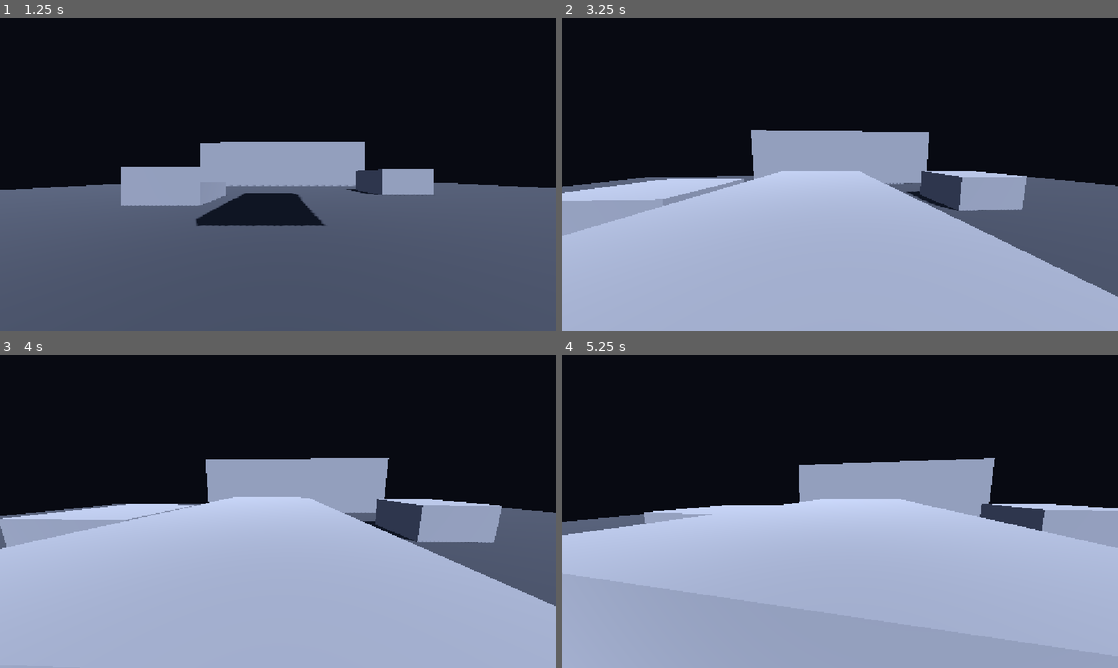
Above: before the commit, frames 1-4 (two rows, left to right).
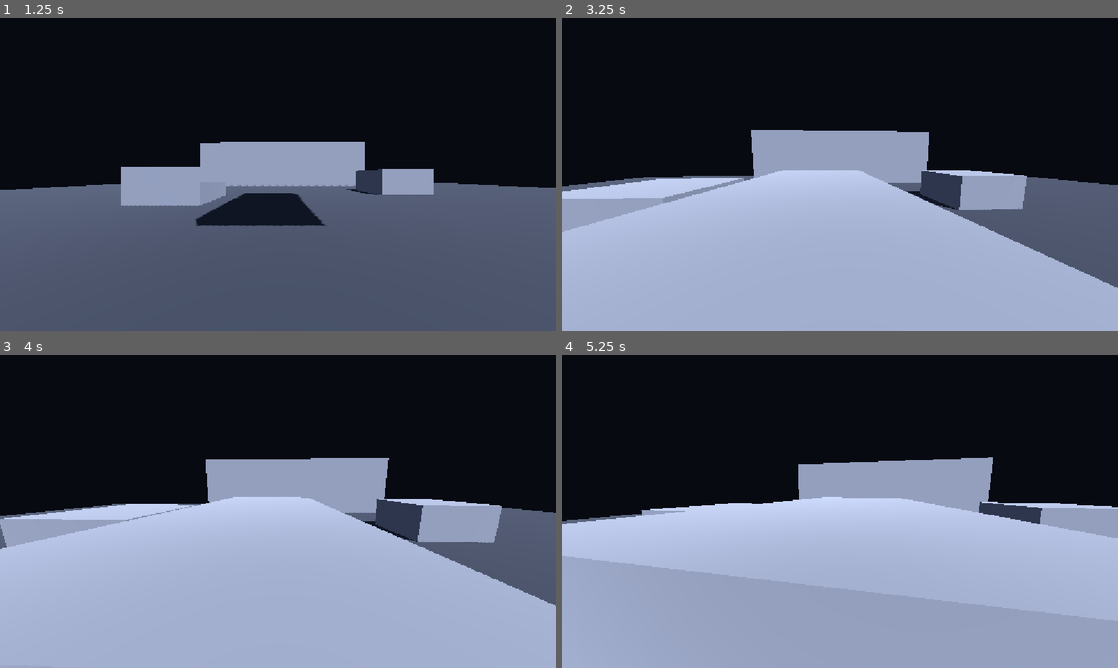
Above: after the commit, the same moments.

Repository: kyaminq-ui/Strata_FPS
Game: Godot game, scene res://game/main.tscn
The game is run twice, just before and just after one commit, with the same random seed, the same clock (stepped at 60 frames per second) and the same inputs.
Inputs (mouse positions are in pixels of both pictures, inside the frame that each line leads up to):
- Up to frame 1 (1.25 s): click "Solo" at 0.5 s
- Up to frame 2 (3.25 s): tap Enter at 1.25 s; move the mouse to (867, 174) at 1.27 s; hold W (move_forward) from 1.28 s (still down); tap Shift (dash) at 1.35, 3.05 s; click (867, 174) at 1.42 s; tap Space (jump) at 1.52, 1.82, 2.27, 2.3, 2.57, 2.85 s; tap Ctrl (slide) at 1.55, 2.1 s; move the mouse to (812, 174) at 2.02 s; move the mouse to (851, 168) at 2.77 s
- Up to frame 3 (4 s): keep holding W (move_forward); move the mouse to (272, 517) at 3.52 s; tap Shift (dash) at 3.6 s; click (272, 517) at 3.67 s; tap Space (jump) at 3.77 s; tap Ctrl (slide) at 3.8 s
- Up to frame 4 (5.25 s): keep holding W (move_forward); tap Space (jump) at 4.07, 4.52, 4.55, 4.82 s; move the mouse to (878, 514) at 4.27 s; tap Ctrl (slide) at 4.35 s; move the mouse to (795, 508) at 5.02 s; tap Shift (dash) at 5.1 s

Frame 1 is identical in both runs. In frame 2, 1.6% of the frame differs, in the area x 0-100%, y 35-90%; in frame 3, less than 0.1%; in frame 4, 2.4%, in the area x 0-100%, y 32-70%.

Commit message:
Refactor player into state machine; layer F: wall-run and wall-jump
Co-Authored-By: Claude Sonnet 5 <noreply@anthropic.com>

Diff:
--- a/game/player/movement_config.gd
+++ b/game/player/movement_config.gd
@@ -30,6 +30,21 @@
 @export var slide_head_height: float = 0.75
 @export var crouch_transition: float = 0.1
 
+@export_group("Couche F - Wall-run")
+@export var wallrun_min_speed: float = 6.0
+@export var wallrun_speed: float = 10.0
+@export var wallrun_duration: float = 1.5
+@export var wallrun_gravity: float = 2.0
+@export var wallrun_max_rise: float = 3.0
+@export var wallrun_stick_speed: float = 2.0
+@export var wallrun_max_approach_dot: float = 0.8
+@export var wallrun_reattach_cooldown: float = 0.35
+@export var wallrun_camera_tilt_degrees: float = 8.0
+@export var wall_check_distance: float = 0.7
+@export var wall_check_height: float = 1.0
+@export var wall_jump_push: float = 6.0
+@export var wall_jump_height: float = 1.6
+
 @export_group("Regard")
 @export var mouse_sensitivity: float = 0.0022
 @export var max_pitch_degrees: float = 89.0
--- a/game/player/player.gd
+++ b/game/player/player.gd
@@ -1,12 +1,14 @@
 class_name Player
 extends CharacterBody3D
 ## Joueur FPS. Trois couches :
-##  - état local (input, velocity) : simulé uniquement par l'autorité (le peer propriétaire) ;
+##  - état local (input, velocity, machine à états de mouvement) : simulé uniquement par l'autorité ;
 ##  - état répliqué (net_*) : écrit par l'autorité, lu par les autres via MultiplayerSynchronizer ;
-##  - présentation (interpolation, meshes, label) : tous les peers.
+##  - présentation (interpolation, meshes, label, roulis caméra) : tous les peers.
 ## L'autorité = peer id porté par le nom du nœud, posé par PlayerSpawner.
+## Le mouvement vit dans les états enfants de $States (Walk, Dash, Slide, WallRun).
 
 const REMOTE_SMOOTHING := 18.0
+const CAMERA_ROLL_SMOOTHING := 12.0
 const HOST_COLOR := Color(0.1, 0.8, 1.0)
 const GUEST_COLOR := Color(1.0, 0.25, 0.7)
 
@@ -17,22 +19,21 @@
 var net_pitch: float
 var net_sliding: bool
 
-var _coyote_left := 0.0
-var _jump_buffer_left := 0.0
-var _dash_left := 0.0
-var _dash_cooldown_left := 0.0
-var _dash_dir := Vector3.ZERO
-var _sliding := false
-var _slide_left := 0.0
-var _slide_speed := 0.0
-var _slide_dir := Vector3.ZERO
+## Lus par les états de mouvement (autorité seulement).
+var wish_dir := Vector3.ZERO
+var dash_cooldown_left := 0.0
+var wall_cooldown_left := 0.0
+var camera_roll_target := 0.0  # degrés, piloté par les états
 
+var _states: Dictionary[StringName, PlayerState] = {}
+var _state: PlayerState
+
+@onready var crouch: PlayerCrouch = $Crouch
 @onready var _head: Node3D = $Head
 @onready var _camera: Camera3D = $Head/Camera3D
 @onready var _body_mesh: MeshInstance3D = $BodyMesh
 @onready var _visor_mesh: MeshInstance3D = $Head/VisorMesh
 @onready var _label: Label3D = $NameLabel
-@onready var _crouch: PlayerCrouch = $Crouch
 
 
 func _enter_tree() -> void:
@@ -47,6 +48,11 @@
 	_label.text = "P" + name
 	_label.modulate = material.albedo_color
 
+	for state: PlayerState in $States.get_children():
+		state.player = self
+		_states[state.name] = state
+	change_state(&"Walk")
+
 	# La position de spawn arrive via net_* (réplication au spawn) : l'appliquer partout.
 	position = net_position
 	rotation.y = net_yaw
@@ -59,6 +65,30 @@
 		_visor_mesh.hide()
 		_label.hide()
 		Input.mouse_mode = Input.MOUSE_MODE_CAPTURED
+
+
+func change_state(state_name: StringName) -> void:
+	if _state:
+		_state.exit()
+	_state = _states[state_name]
+	_state.enter()
+
+
+func get_state(state_name: StringName) -> PlayerState:
+	return _states[state_name]
+
+
+func wants_dash() -> bool:
+	return dash_cooldown_left <= 0.0 and Input.is_action_just_pressed("dash")
+
+
+func jump_velocity() -> float:
+	return sqrt(2.0 * config.gravity * config.jump_height)
+
+
+func apply_gravity(delta: float) -> void:
+	if not is_on_floor():
+		velocity.y -= config.gravity * delta
 
 
 func _unhandled_input(event: InputEvent) -> void:
@@ -77,124 +107,26 @@
 func _physics_process(delta: float) -> void:
 	if not is_multiplayer_authority():
 		return
+	dash_cooldown_left = maxf(dash_cooldown_left - delta, 0.0)
+	wall_cooldown_left = maxf(wall_cooldown_left - delta, 0.0)
 	var input := Input.get_vector("move_left", "move_right", "move_forward", "move_back")
-	var wish_dir := (global_basis * Vector3(input.x, 0.0, input.y)).normalized()
+	wish_dir = (global_basis * Vector3(input.x, 0.0, input.y)).normalized()
 
-	_dash_cooldown_left = maxf(_dash_cooldown_left - delta, 0.0)
-	if Input.is_action_just_pressed("dash") and _dash_cooldown_left <= 0.0 and (not _sliding or _end_slide()):
-		_start_dash(wish_dir)
-	if Input.is_action_just_pressed("slide") and _can_start_slide():
-		_start_slide()
-
-	if _dash_left > 0.0:
-		_update_dash(delta)
-	elif _sliding:
-		_update_slide(delta, wish_dir)
-	else:
-		_update_walk(delta, wish_dir)
-
+	_state.physics_update(delta)
 	move_and_slide()
 
 	net_position = global_position
 	net_yaw = rotation.y
 	net_pitch = _head.rotation.x
-	net_sliding = _sliding
-
-
-func _update_walk(delta: float, wish_dir: Vector3) -> void:
-	if not is_on_floor():
-		velocity.y -= config.gravity * delta
-	_update_jump(delta)
-
-	var horizontal := Vector2(velocity.x, velocity.z)
-	if wish_dir != Vector3.ZERO:
-		var accel := config.ground_acceleration if is_on_floor() else config.air_acceleration
-		horizontal = horizontal.move_toward(Vector2(wish_dir.x, wish_dir.z) * config.walk_speed, accel * delta)
-	elif is_on_floor():
-		horizontal = horizontal.move_toward(Vector2.ZERO, config.ground_friction * delta)
-	velocity.x = horizontal.x
-	velocity.z = horizontal.y
-
-
-## Impulsion horizontale courte, au sol ou en l'air. Sans direction voulue : vers l'avant.
-func _start_dash(wish_dir: Vector3) -> void:
-	_dash_dir = wish_dir if wish_dir != Vector3.ZERO else -global_basis.z
-	_dash_dir.y = 0.0
-	_dash_dir = _dash_dir.normalized()
-	_dash_left = config.dash_duration
-	_dash_cooldown_left = config.dash_cooldown
-
-
-func _update_dash(delta: float) -> void:
-	_dash_left -= delta
-	velocity = _dash_dir * (config.dash_distance / config.dash_duration)
-	if _dash_left <= 0.0:
-		velocity = _dash_dir * config.walk_speed
-
-
-func _jump_velocity() -> float:
-	return sqrt(2.0 * config.gravity * config.jump_height)
-
-
-func _can_start_slide() -> bool:
-	var speed := Vector2(velocity.x, velocity.z).length()
-	return not _sliding and _dash_left <= 0.0 and is_on_floor() and speed >= config.slide_min_entry_speed
-
-
-## Glissade qui conserve l'élan : direction figée, vitesse >= slide_speed puis friction.
-func _start_slide() -> void:
-	var horizontal := Vector3(velocity.x, 0.0, velocity.z)
-	_slide_dir = horizontal.normalized()
-	_slide_speed = maxf(horizontal.length(), config.slide_speed)
-	_slide_left = config.slide_duration
-	_sliding = true
-	_crouch.crouched = true
-
-
-## Après slide_duration, on se relève si possible ; sinon on rampe sous l'obstacle (contrôle libre).
-func _update_slide(delta: float, wish_dir: Vector3) -> void:
-	_slide_left -= delta
-	if not is_on_floor():
-		velocity.y -= config.gravity * delta
-	if Input.is_action_just_pressed("jump") and _end_slide():
-		velocity.y = _jump_velocity()  # saut hors du slide : l'élan est conservé
-		return
-	if (_slide_left <= 0.0 or not is_on_floor()) and _end_slide():
-		return
-	if _slide_left > 0.0:
-		_slide_speed = maxf(_slide_speed - config.slide_friction * delta, 0.0)
-		velocity.x = _slide_dir.x * _slide_speed
-		velocity.z = _slide_dir.z * _slide_speed
-	else:
-		velocity.x = wish_dir.x * config.crawl_speed
-		velocity.z = wish_dir.z * config.crawl_speed
-
-
-## Termine le slide si la place permet de se relever (sinon on reste accroupi sous l'obstacle).
-func _end_slide() -> bool:
-	if not _crouch.can_stand():
-		return false
-	_sliding = false
-	_crouch.crouched = false
-	return true
-
-
-func _update_jump(delta: float) -> void:
-	_coyote_left = config.coyote_time if is_on_floor() else maxf(_coyote_left - delta, 0.0)
-	if Input.is_action_just_pressed("jump"):
-		_jump_buffer_left = config.jump_buffer_time
-	else:
-		_jump_buffer_left = maxf(_jump_buffer_left - delta, 0.0)
-	if _jump_buffer_left > 0.0 and _coyote_left > 0.0:
-		velocity.y = _jump_velocity()
-		_jump_buffer_left = 0.0
-		_coyote_left = 0.0
+	net_sliding = _state.name == &"Slide"
 
 
 func _process(delta: float) -> void:
 	if is_multiplayer_authority():
+		var roll_smoothing := 1.0 - exp(-CAMERA_ROLL_SMOOTHING * delta)
+		_camera.rotation.z = lerp_angle(_camera.rotation.z, deg_to_rad(camera_roll_target), roll_smoothing)
 		return
-	_crouch.crouched = net_sliding
+	crouch.crouched = net_sliding
 	var t := 1.0 - exp(-REMOTE_SMOOTHING * delta)
 	global_position = global_position.lerp(net_position, t)
 	rotation.y = lerp_angle(rotation.y, net_yaw, t)
--- a/game/player/player.tscn
+++ b/game/player/player.tscn
@@ -1,8 +1,12 @@
-[gd_scene load_steps=9 format=3]
+[gd_scene load_steps=14 format=3]
 
 [ext_resource type="Script" path="res://game/player/player.gd" id="1"]
 [ext_resource type="Resource" path="res://game/player/default_movement.tres" id="2"]
 [ext_resource type="Script" path="res://game/player/player_crouch.gd" id="3"]
+[ext_resource type="Script" path="res://game/player/state_walk.gd" id="4"]
+[ext_resource type="Script" path="res://game/player/state_dash.gd" id="5"]
+[ext_resource type="Script" path="res://game/player/state_slide.gd" id="6"]
+[ext_resource type="Script" path="res://game/player/state_wallrun.gd" id="7"]
 
 [sub_resource type="CapsuleShape3D" id="shape"]
 radius = 0.4
@@ -68,3 +72,17 @@
 shape_node = NodePath("../CollisionShape3D")
 head = NodePath("../Head")
 body_mesh = NodePath("../BodyMesh")
+
+[node name="States" type="Node" parent="."]
+
+[node name="Walk" type="Node" parent="States"]
+script = ExtResource("4")
+
+[node name="Dash" type="Node" parent="States"]
+script = ExtResource("5")
+
+[node name="Slide" type="Node" parent="States"]
+script = ExtResource("6")
+
+[node name="WallRun" type="Node" parent="States"]
+script = ExtResource("7")
--- /dev/null
+++ b/game/player/player_state.gd
@@ -0,0 +1,18 @@
+class_name PlayerState
+extends Node
+## Base d'un état de mouvement (enfant de Player/States). Seul l'autorité les exécute.
+## Les transitions passent par player.change_state(&"Nom").
+
+var player: Player
+
+
+func enter() -> void:
+	pass
+
+
+func exit() -> void:
+	pass
+
+
+func physics_update(_delta: float) -> void:
+	pass
--- /dev/null
+++ b/game/player/state_dash.gd
@@ -0,0 +1,23 @@
+class_name StateDash
+extends PlayerState
+## Impulsion horizontale courte, au sol ou en l'air. Sans direction voulue : vers l'avant.
+
+var _dir := Vector3.ZERO
+var _left := 0.0
+
+
+func enter() -> void:
+	var dir := player.wish_dir if player.wish_dir != Vector3.ZERO else -player.global_basis.z
+	dir.y = 0.0
+	_dir = dir.normalized()
+	_left = player.config.dash_duration
+	player.dash_cooldown_left = player.config.dash_cooldown
+
+
+func physics_update(delta: float) -> void:
+	var config := player.config
+	_left -= delta
+	player.velocity = _dir * (config.dash_distance / config.dash_duration)
+	if _left <= 0.0:
+		player.velocity = _dir * config.walk_speed
+		player.change_state(&"Walk")
--- /dev/null
+++ b/game/player/state_slide.gd
@@ -0,0 +1,46 @@
+class_name StateSlide
+extends PlayerState
+## Glissade qui conserve l'élan : direction figée, vitesse >= slide_speed puis friction.
+## Après slide_duration on se relève si possible ; sinon on rampe sous l'obstacle.
+
+var _dir := Vector3.ZERO
+var _speed := 0.0
+var _left := 0.0
+
+
+func enter() -> void:
+	var horizontal := Vector3(player.velocity.x, 0.0, player.velocity.z)
+	_dir = horizontal.normalized()
+	_speed = maxf(horizontal.length(), player.config.slide_speed)
+	_left = player.config.slide_duration
+	player.crouch.crouched = true
+
+
+func exit() -> void:
+	player.crouch.crouched = false
+
+
+func physics_update(delta: float) -> void:
+	var config := player.config
+	_left -= delta
+	player.apply_gravity(delta)
+
+	var can_stand := player.crouch.can_stand()
+	if can_stand and Input.is_action_just_pressed("jump"):
+		player.velocity.y = player.jump_velocity()  # l'élan est conservé
+		player.change_state(&"Walk")
+		return
+	if can_stand and player.wants_dash():
+		player.change_state(&"Dash")
+		return
+	if can_stand and (_left <= 0.0 or not player.is_on_floor()):
+		player.change_state(&"Walk")
+		return
+
+	if _left > 0.0:
+		_speed = maxf(_speed - config.slide_friction * delta, 0.0)
+		player.velocity.x = _dir.x * _speed
+		player.velocity.z = _dir.z * _speed
+	else:
+		player.velocity.x = player.wish_dir.x * config.crawl_speed
+		player.velocity.z = player.wish_dir.z * config.crawl_speed
--- /dev/null
+++ b/game/player/state_walk.gd
@@ -0,0 +1,56 @@
+class_name StateWalk
+extends PlayerState
+## Marche au sol et mouvement en l'air (avec saut, coyote time, jump buffer).
+
+var _coyote_left := 0.0
+var _jump_buffer_left := 0.0
+var _wallrun: StateWallRun
+
+
+func enter() -> void:
+	_coyote_left = 0.0
+	_jump_buffer_left = 0.0
+	_wallrun = player.get_state(&"WallRun") as StateWallRun
+
+
+func physics_update(delta: float) -> void:
+	var config := player.config
+	if player.wants_dash():
+		player.change_state(&"Dash")
+		return
+	if Input.is_action_just_pressed("slide") and _can_slide():
+		player.change_state(&"Slide")
+		return
+
+	player.apply_gravity(delta)
+	_update_jump(delta)
+
+	var horizontal := Vector2(player.velocity.x, player.velocity.z)
+	if player.wish_dir != Vector3.ZERO:
+		var accel := config.ground_acceleration if player.is_on_floor() else config.air_acceleration
+		horizontal = horizontal.move_toward(Vector2(player.wish_dir.x, player.wish_dir.z) * config.walk_speed, accel * delta)
+	elif player.is_on_floor():
+		horizontal = horizontal.move_toward(Vector2.ZERO, config.ground_friction * delta)
+	player.velocity.x = horizontal.x
+	player.velocity.z = horizontal.y
+
+	if not player.is_on_floor() and _wallrun.can_start():
+		player.change_state(&"WallRun")
+
+
+func _can_slide() -> bool:
+	var speed := Vector2(player.velocity.x, player.velocity.z).length()
+	return player.is_on_floor() and speed >= player.config.slide_min_entry_speed
+
+
+func _update_jump(delta: float) -> void:
+	var config := player.config
+	_coyote_left = config.coyote_time if player.is_on_floor() else maxf(_coyote_left - delta, 0.0)
+	if Input.is_action_just_pressed("jump"):
+		_jump_buffer_left = config.jump_buffer_time
+	else:
+		_jump_buffer_left = maxf(_jump_buffer_left - delta, 0.0)
+	if _jump_buffer_left > 0.0 and _coyote_left > 0.0:
+		player.velocity.y = player.jump_velocity()
+		_jump_buffer_left = 0.0
+		_coyote_left = 0.0
--- /dev/null
+++ b/game/player/state_wallrun.gd
@@ -0,0 +1,101 @@
+class_name StateWallRun
+extends PlayerState
+## Course latérale sur un mur, en l'air, en gardant « avant » appuyé. Le saut de mur
+## pousse à l'opposé du mur en conservant l'élan. Dash et fin de mur/durée sortent de l'état.
+
+const WORLD_MASK := 1
+
+var _normal := Vector3.ZERO
+var _tangent := Vector3.ZERO
+var _time_left := 0.0
+var _pending_normal := Vector3.ZERO
+
+
+## Vrai si les conditions de démarrage sont réunies (mémorise le mur pour enter()).
+func can_start() -> bool:
+	var config := player.config
+	var horizontal := Vector3(player.velocity.x, 0.0, player.velocity.z)
+	if player.wall_cooldown_left > 0.0 or horizontal.length() < config.wallrun_min_speed:
+		return false
+	if not Input.is_action_pressed("move_forward"):
+		return false
+	var normal := _find_wall()
+	if normal == Vector3.ZERO or absf(horizontal.normalized().dot(normal)) > config.wallrun_max_approach_dot:
+		return false
+	_pending_normal = normal
+	return true
+
+
+func enter() -> void:
+	var config := player.config
+	_normal = _pending_normal
+	_tangent = _tangent_for(_normal, Vector3(player.velocity.x, 0.0, player.velocity.z))
+	_time_left = config.wallrun_duration
+	player.velocity.y = minf(player.velocity.y, config.wallrun_max_rise)
+	var side := -signf(_normal.dot(player.global_basis.x))  # +1 : mur à droite
+	player.camera_roll_target = side * config.wallrun_camera_tilt_degrees
+
+
+func exit() -> void:
+	player.camera_roll_target = 0.0
+
+
+func physics_update(delta: float) -> void:
+	var config := player.config
+	if player.wants_dash():
+		_leave()
+		player.change_state(&"Dash")
+		return
+	if Input.is_action_just_pressed("jump"):
+		_wall_jump()
+		return
+
+	_time_left -= delta
+	var normal := _find_wall()
+	if normal == Vector3.ZERO or player.is_on_floor() or _time_left <= 0.0 \
+			or not Input.is_action_pressed("move_forward"):
+		_leave()
+		player.change_state(&"Walk")
+		return
+
+	_normal = normal
+	_tangent = _tangent_for(_normal, _tangent)
+	player.velocity.x = _tangent.x * config.wallrun_speed - _normal.x * config.wallrun_stick_speed
+	player.velocity.z = _tangent.z * config.wallrun_speed - _normal.z * config.wallrun_stick_speed
+	player.velocity.y -= config.wallrun_gravity * delta
+
+
+func _wall_jump() -> void:
+	var config := player.config
+	var speed := maxf(Vector2(player.velocity.x, player.velocity.z).length(), config.wallrun_speed)
+	player.velocity = _tangent * speed + _normal * config.wall_jump_push
+	player.velocity.y = sqrt(2.0 * config.gravity * config.wall_jump_height)
+	_leave()
+	player.change_state(&"Walk")
+
+
+func _leave() -> void:
+	player.wall_cooldown_left = player.config.wallrun_reattach_cooldown
+
+
+## Direction le long du mur, orientée comme `reference` (la vitesse ou l'ancienne tangente).
+func _tangent_for(normal: Vector3, reference: Vector3) -> Vector3:
+	var tangent := Vector3.UP.cross(normal).normalized()
+	return tangent if tangent.dot(reference) >= 0.0 else -tangent
+
+
+## Normale du mur juste à côté du joueur (perpendiculairement à sa course), sinon ZERO.
+func _find_wall() -> Vector3:
+	var config := player.config
+	var horizontal := Vector3(player.velocity.x, 0.0, player.velocity.z)
+	if horizontal.length() < 0.1:
+		return Vector3.ZERO
+	var right := horizontal.normalized().cross(Vector3.UP)
+	var origin := player.global_position + Vector3.UP * config.wall_check_height
+	var space := player.get_world_3d().direct_space_state
+	for direction in [right, -right]:
+		var query := PhysicsRayQueryParameters3D.create(origin, origin + direction * config.wall_check_distance, WORLD_MASK)
+		var hit := space.intersect_ray(query)
+		if not hit.is_empty() and absf(hit.normal.y) < 0.2:
+			return hit.normal
+	return Vector3.ZERO
--- a/tests/net_probe.gd
+++ b/tests/net_probe.gd
@@ -31,16 +31,17 @@
 	return false
 
 
-## Cycle de 3 s : jump+dash à 0 s, slide à +1 s (appuis d'une frame).
+## Cycle de 3 s : dash à 0 s, slide à +1 s, saut à +2 s (appuis d'une frame).
 func _press_scheduled_actions(delta: float) -> void:
 	var phase := fmod(_elapsed, 3.0)
 	for action in ["jump", "dash", "slide"]:
 		Input.action_release(action)
 	if phase < delta:
-		Input.action_press("jump")
 		Input.action_press("dash")
 	elif phase >= 1.0 and phase < 1.0 + delta:
 		Input.action_press("slide")
+	elif phase >= 2.0 and phase < 2.0 + delta:
+		Input.action_press("jump")
 
 
 func _report(label: String) -> void:
Not shown, added: game/player/player_state.gd.uid
Not shown, added: game/player/state_dash.gd.uid
Not shown, added: game/player/state_slide.gd.uid
Not shown, added: game/player/state_walk.gd.uid
Not shown, added: game/player/state_wallrun.gd.uid
Not shown, changed: docs/ARCHITECTURE.md
Not shown, changed: docs/MOVEMENT_METRICS.md
Not shown, changed: docs/TASKS.md
